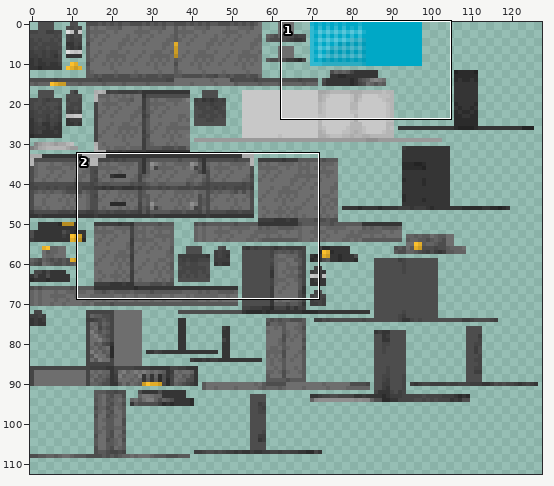
Two states of a sprite sheet, src/main/resources/assets/decorations/textures/tile_entity/production/worktable/worktable_design2.png. The picture above shows the old version from afar; the outline marks the close-up.
Close-up. Old version:
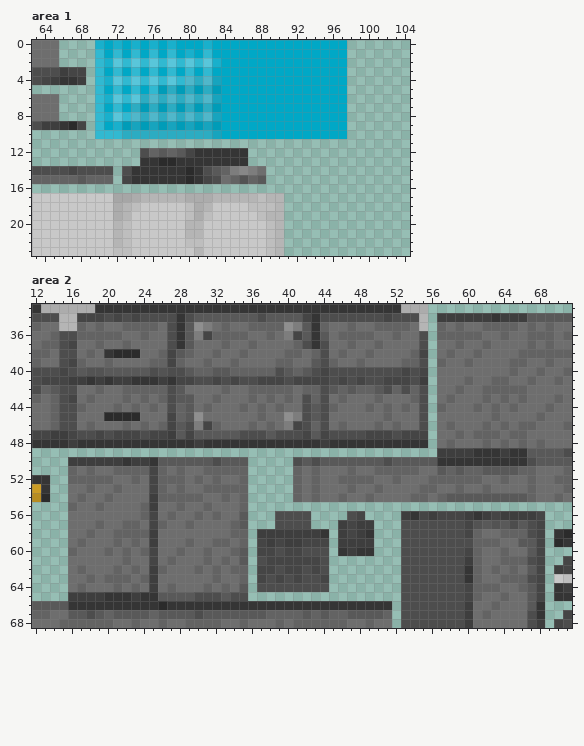
The file is 128x128 pixels. Colours within 5 levels of each other are drawn and written as one. Shown: area 1: x 63..104, y 0..23; area 2: x 12..71, y 33..68. The wide view leaves out empty margins.
Now the later version:
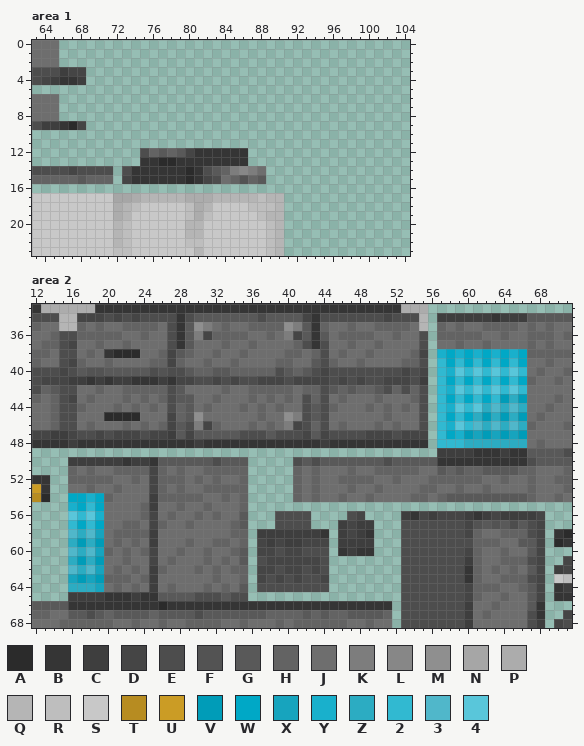
Palette (. is transparent): A #2b2b2b  B #353535  C #3e3e3e  D #454545  E #4d4d4d  F #535353  G #595959  H #636363  J #6e6e6e  K #7d7d7d  L #878787  M #8f8f8f  N #a6a6a6  P #acacac  Q #b5b5b5  R #bebebe  S #c8c8c8  T #b78c21  U #cb9c25  V #009cb8  W #00a8c6  X #17a4be  Y #19b0cc  Z #2cacc2  2 #31b9d1  3 #50b7ca  4 #59c6da
Edits made:
Changed rows in their new state; - is an unchanged pixel.
Area 1:
first column x 70:
 0 ............................
 1 ............................
 2 ............................
 3 ............................
 4 ............................
 5 ............................
 6 ............................
 7 ............................
 8 ............................
 9 ............................
10 ............................
Area 2:
first column x 57:
38 YWYWYWYWYW
39 2W2W2W2W2W
40 2Y42424242
41 2W2W2W2W2W
42 2Y42424242
43 2W2W2W2VZV
44 2Y424Z3Z3Z
45 2W2WZVZVZV
46 2Y423Z3Z3Z
47 2WYVXVXVXV
48 222ZZZZZZZ
first column x 16:
54 WWYW
55 YW2W
56 424Y
57 2W2W
58 3Z3X
59 ZVZV
60 3Z3X
61 ZVZV
62 3Z3X
63 XVXV
64 ZZZX
Boxes around the changes in both close-ups, in picture pixels (x1, y1, x2, y2):
erased: (95, 40, 347, 139)
changed: (437, 349, 527, 448)
changed: (68, 493, 104, 592)
